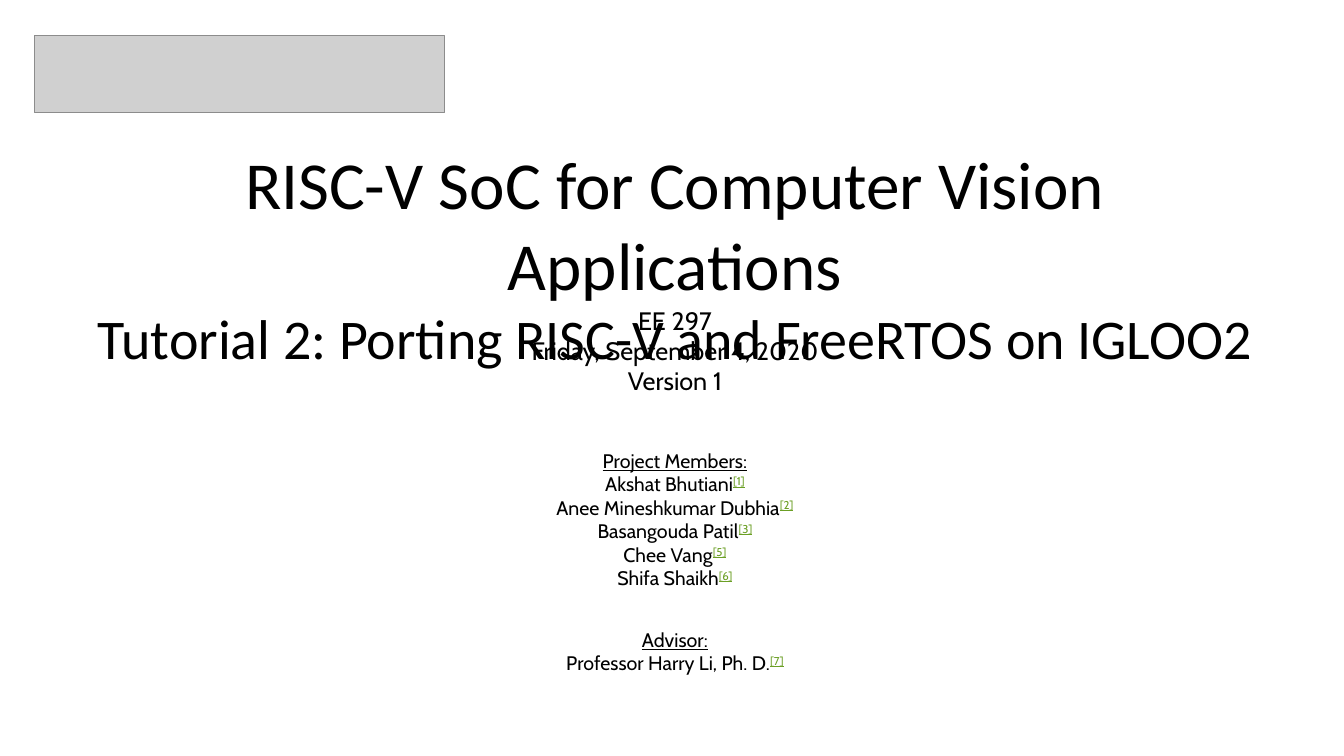
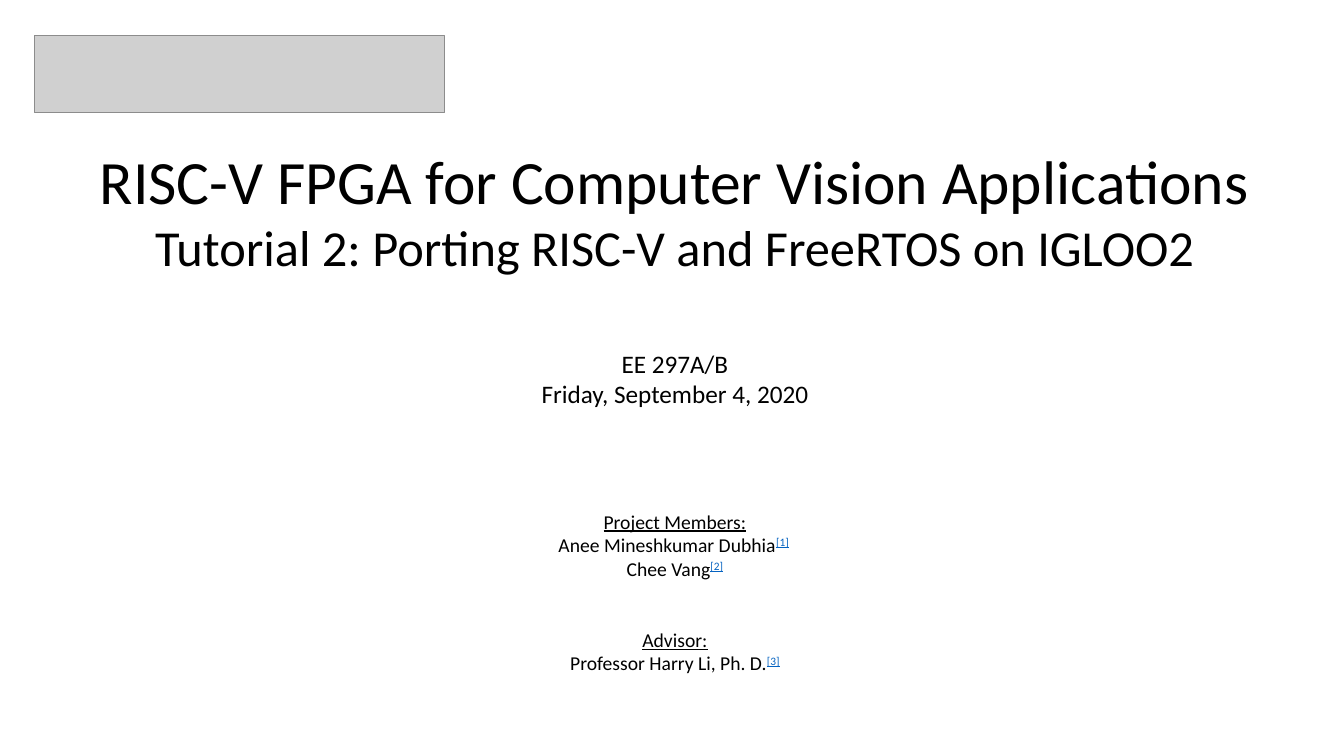
Before and after one commit to cheevang6/RISC-V_FreeRTOS_Computer_Vision, a slide deck: slide 1 of RISCV FreeRTOS IGLOO2 Tutorial.pptx. Drawn at 1344x756 pixels with LibreOffice and Linux fonts; fonts in the diff are those of the drawing; grey boxes stand for pictures. Boxes give left, top, right and bottom in pixels: in the first picture for what was removed or moved away, otherwise in the second. Text is boxed around its words. In the diff, an @@ line names an element or a change of style, - is before the commit and + after.

Commit message:
Updated
Update with more PPTs

```diff
--- a/RISCV FreeRTOS IGLOO2 Tutorial.pptx
+++ b/RISCV FreeRTOS IGLOO2 Tutorial.pptx
@@ text at <box>100,161,1248,214</box>: text changed; size 48 to 44 pt @@
-RISC-V SoC for Computer Vision Applications
+RISC-V FPGA for Computer Vision Applications
@@ text at <box>155,231,1194,275</box>: size 40 to 36 pt in "Tutorial 2: Porting RISC-V and FreeRTOS on ..." @@
@@ text "EE 297A/B": place and size @@
-text "EE 297A/B" at <box>532,312,818,391</box>
+text "EE 297A/B" at <box>542,355,808,407</box>
@@ text at <box>622,355,728,374</box>: text changed; font Cabin to Calibri @@
-EE 297
+EE 297A/B
@@ text at <box>542,385,808,407</box>: font Cabin to Calibri in "Friday, September 4, 2020" @@
@@ text at <box>628,372,722,391</box>: paragraph removed @@
-Version 1
@@ text "Project Members:": place and size @@
-text "Project Members:" at <box>556,453,793,586</box>
+text "Project Members:" at <box>558,515,789,580</box>
@@ text at <box>558,537,789,580</box>: text changed; font Cabin to Calibri @@
-Akshat Bhutiani[1]
-Anee Mineshkumar Dubhia[2]
-Basangouda Patil[3]
-Chee Vang[5]
-Shifa Shaikh[6]
+Anee Mineshkumar Dubhia[1]
+Chee Vang[2]
@@ text at <box>604,515,746,533</box>: font Cabin to Calibri in "Project Members:" @@
@@ text at <box>570,656,780,673</box>: text changed; font Cabin to Calibri @@
-Professor Harry Li, Ph. D.[7]
+Professor Harry Li, Ph. D.[3]
@@ text at <box>642,633,707,650</box>: font Cabin to Calibri in "Advisor:" @@
```
Also in this commit, not shown: 8 other slides changed, 1 slide added, 2 other files.
